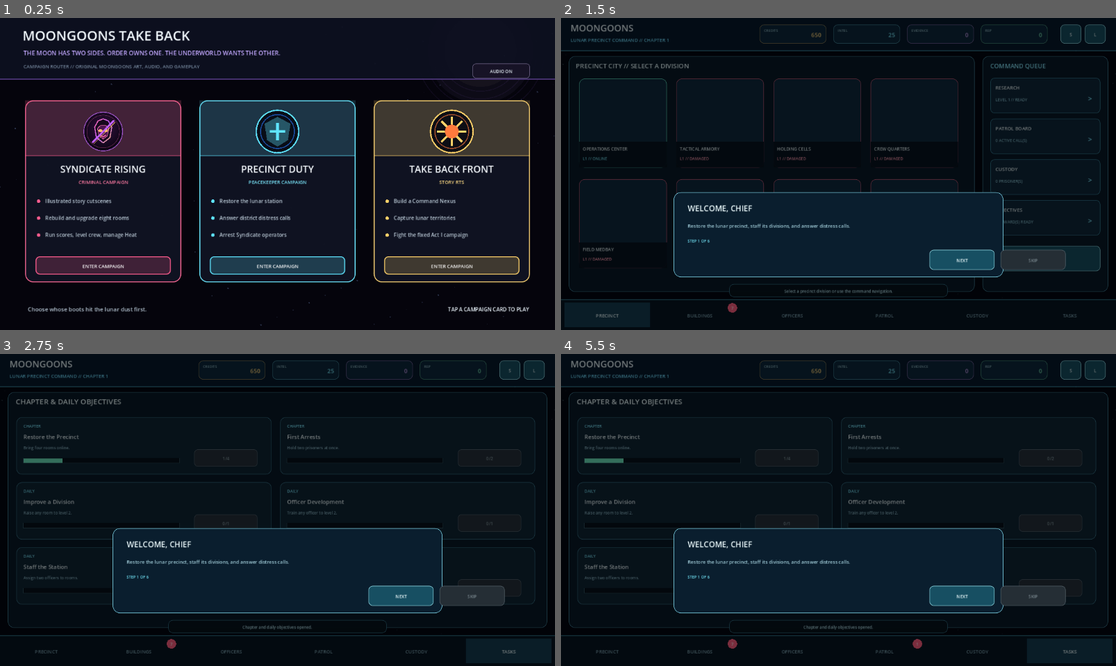
Above: before the commit, frames 1-4 (two rows, left to right).
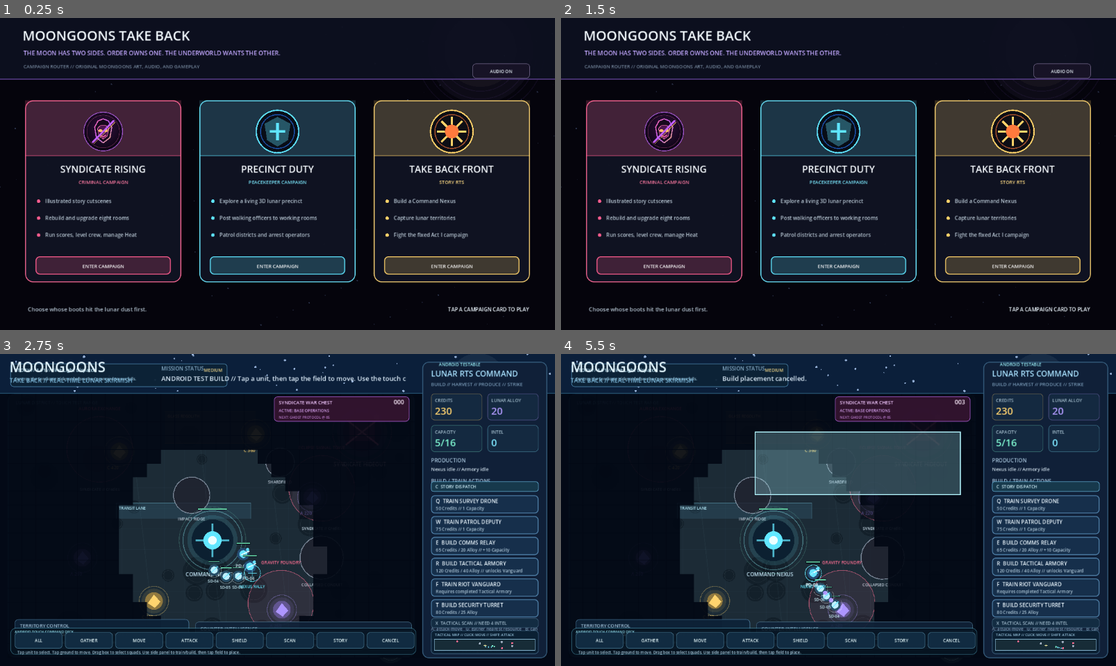
Above: after the commit, the same moments.

Repository: POTD725/MoonGoons-Take-Back
Game: Godot game, scene res://scenes/CampaignRouter.tscn
Same seed, same stepped clock (60 frames per second), same inputs: the game is played once before the commit and once after it.
Inputs (mouse positions are in pixels of both pictures, inside the frame that each line leads up to):
- Up to frame 1 (0.25 s): no input
- Up to frame 2 (1.5 s): tap Enter at 0.5 s; move the mouse to (810, 236) at 0.52 s; hold W 0.53-1.25 s; tap Q at 0.6 s; click (810, 236) at 0.67 s; click (960, 308) at 1.25 s, where only the run after the commit has a clickable "CAMPAIGN ROUTER"
- Up to frame 3 (2.75 s): tap Space at 2 s; drag from (444, 556) to (249, 572) at 2.02 s
- Up to frame 4 (5.5 s): move the mouse to (672, 463) at 2.77 s; hold A 2.78-3.5 s; tap R at 2.85 s; drag from (866, 510) to (672, 463) at 3.52 s; move the mouse to (755, 432) at 4.27 s; hold S 4.28-5 s; tap B at 4.35 s; drag from (960, 494) to (755, 432) at 5.02 s

The runs differ from the first frame. In frame 1, 0.4% of the frame differs, in the area x 39-58%, y 57-71%; in frame 2, 31%; in frame 3, 50%; in frame 4, 55%, in the area x 0-100%, y 0-98%.

Commit message:
Route Peacekeeper campaign to living 3D precinct

Diff:
--- a/scripts/campaign_router.gd
+++ b/scripts/campaign_router.gd
@@ -35,6 +35,7 @@
 		return
 	if sound_rect.has_point(position):
 		var muted: bool = SyndicateAudio.toggle_muted()
+		MoonGoonsAudio.set_ambience_enabled(not muted)
 		status_message = "Audio muted." if muted else "Audio restored."
 		queue_redraw()
 		return
@@ -54,7 +55,7 @@
 			else:
 				get_tree().change_scene_to_file("res://scenes/SyndicateHideout.tscn")
 		"precinct":
-			get_tree().change_scene_to_file("res://scenes/PrecinctVerticalSlice.tscn")
+			get_tree().change_scene_to_file("res://scenes/LivingPrecinct.tscn")
 		"rts":
 			get_tree().change_scene_to_file("res://scenes/Main.tscn")
 		_:
@@ -64,7 +65,7 @@
 	_draw_backdrop()
 	_draw_header()
 	_draw_card("syndicate", "SYNDICATE RISING", "CRIMINAL CAMPAIGN", ["Illustrated story cutscenes", "Rebuild and upgrade eight rooms", "Run scores, level crew, manage Heat"], Color("ff5d8f"), Color("9f46ff"))
-	_draw_card("precinct", "PRECINCT DUTY", "PEACEKEEPER CAMPAIGN", ["Restore the lunar station", "Answer district distress calls", "Arrest Syndicate operators"], Color("5fe5ff"), Color("2779ff"))
+	_draw_card("precinct", "PRECINCT DUTY", "PEACEKEEPER CAMPAIGN", ["Explore a living 3D lunar precinct", "Post walking officers to working rooms", "Patrol districts and arrest operators"], Color("5fe5ff"), Color("2779ff"))
 	_draw_card("rts", "TAKE BACK FRONT", "STORY RTS", ["Build a Command Nexus", "Capture lunar territories", "Fight the fixed Act I campaign"], Color("ffd36a"), Color("ff7a3d"))
 	draw_style_box(_panel_style(Color("171326"), Color("7d7095"), 1, 7), sound_rect)
 	var audio_label: String = "AUDIO OFF" if SyndicateAudio.muted else "AUDIO ON"
